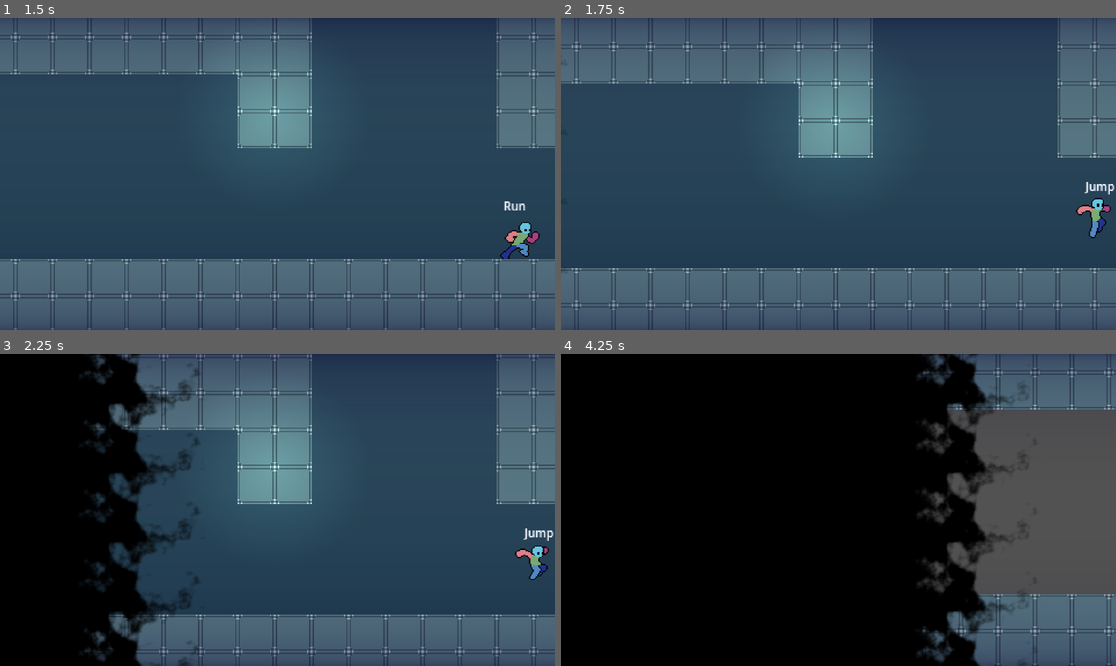
Above: before the commit, frames 1-4 (two rows, left to right).
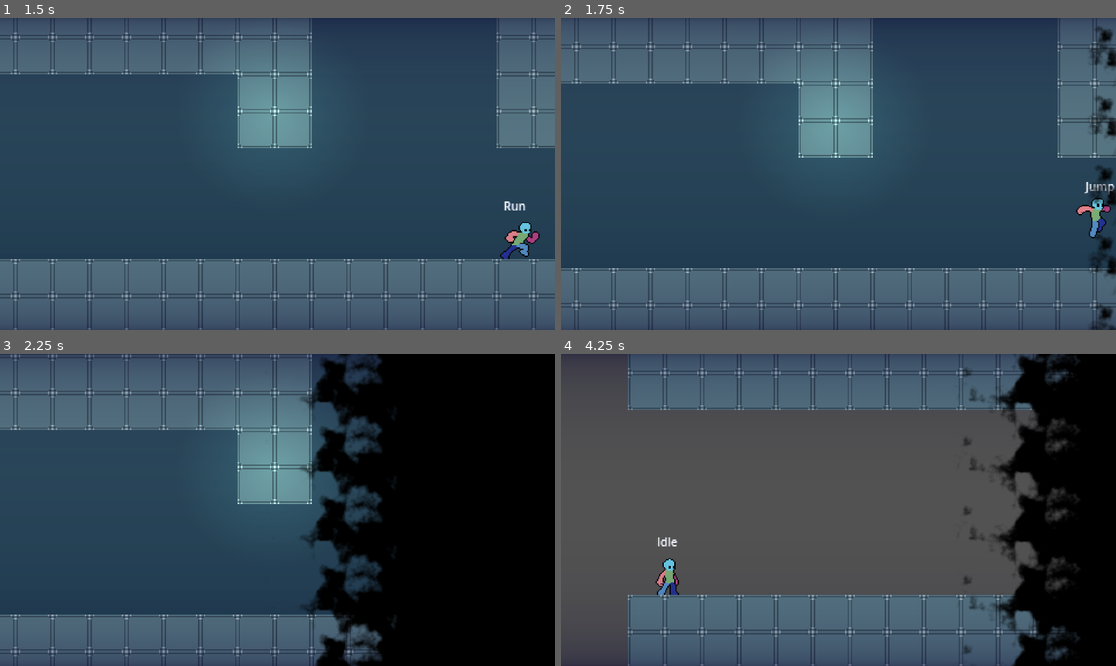
Above: after the commit, the same moments.

Repository: TianJunShi1/harry-forge
Game: Godot game, scene res://main.tscn
The game is run twice, just before and just after one commit, with the same random seed, the same clock (stepped at 60 frames per second) and the same inputs.
Inputs (mouse positions are in pixels of both pictures, inside the frame that each line leads up to):
- Up to frame 1 (1.5 s): move the mouse to (399, 158) at 0.52 s; hold D (right) from 0.53 s (still down); tap E (action) at 0.6 s; tap Space (jump) at 0.77 s; move the mouse to (166, 189) at 1.27 s; tap Shift (run) at 1.35 s
- Up to frame 2 (1.75 s): keep holding D (right); tap Space (jump) at 1.52 s
- Up to frame 3 (2.25 s): move the mouse to (333, 441) at 2.02 s; release D (right) at 2.03 s; hold A (left) from 2.03 s (still down); tap E (action) at 2.1 s
- Up to frame 4 (4.25 s): move the mouse to (810, 572) at 2.77 s; release A (left) at 2.78 s; hold D (right) from 2.78 s (still down); tap Shift (run) at 2.85 s; tap Space (jump) at 3.02, 3.77 s; move the mouse to (1005, 556) at 3.52 s; tap E (action) at 3.6 s

Frame 1 is identical in both runs. In frame 2, 1.5% of the frame differs, in the area x 0-100%, y 2-100%; in frame 3, 66%; in frame 4, 92%, in the area x 0-100%, y 0-100%.

Commit message:
fix: 修正转场方向逻辑，调整转场时长为 1.5s
export 的 transition_direction 表示玩家运动方向，但 shader direction
表示遮罩从哪一侧开始擦除，两者互为反向（向右运动 → 遮罩从右侧压来）。
新增 DIR_FLIP 映射在触发时完成转换，设计者在 Inspector 填玩家运动方向即可。

https://claude.ai/code/session_01Nep7k7bm9abyPcpCngC5Ws

Diff:
--- a/general/scripts/level_manager.gd
+++ b/general/scripts/level_manager.gd
@@ -7,7 +7,7 @@
 signal transition_started(target_level: PackedScene, target_spawn_id: StringName)
 signal transition_finished
 
-@export var fade_duration: float = 2.0
+@export var fade_duration: float = 1.5
 ## 落地后触发器免疫期（秒），防止瞬间触发反向触发器产生 bounce-back
 @export var post_transition_grace: float = 0.3
 
--- a/general/scripts/level_transition.gd
+++ b/general/scripts/level_transition.gd
@@ -13,7 +13,7 @@
 @export var target_spawn_id: StringName = &"default"
 ## 设为 true 可在 grace 期内也触发（默认 false，防止落点反弹）
 @export var ignore_grace: bool = false
-## 转场擦除方向：0=从左到右，1=从右到左，2=从上到下，3=从下到上
+## 玩家进入方向：右/左/下/上。遮罩从该方向压来覆盖画面（与移动方向相同侧入场）。
 @export_enum("右", "左", "下", "上") var transition_direction: int = 0
 
 
@@ -41,4 +41,7 @@
 	if packed == null:
 		push_error("LevelTransition '%s'：无法加载场景 '%s'。" % [name, target_level_path])
 		return
-	LevelManager.transition_to(packed, target_spawn_id, transition_direction)
+	# 玩家向右移动时遮罩应从右侧压来（从右到左），其余方向同理；
+	# export 存的是玩家运动方向，shader direction 存的是擦除起始侧，两者轴相同但需对调。
+	const DIR_FLIP: Array[int] = [1, 0, 3, 2]
+	LevelManager.transition_to(packed, target_spawn_id, DIR_FLIP[transition_direction])
